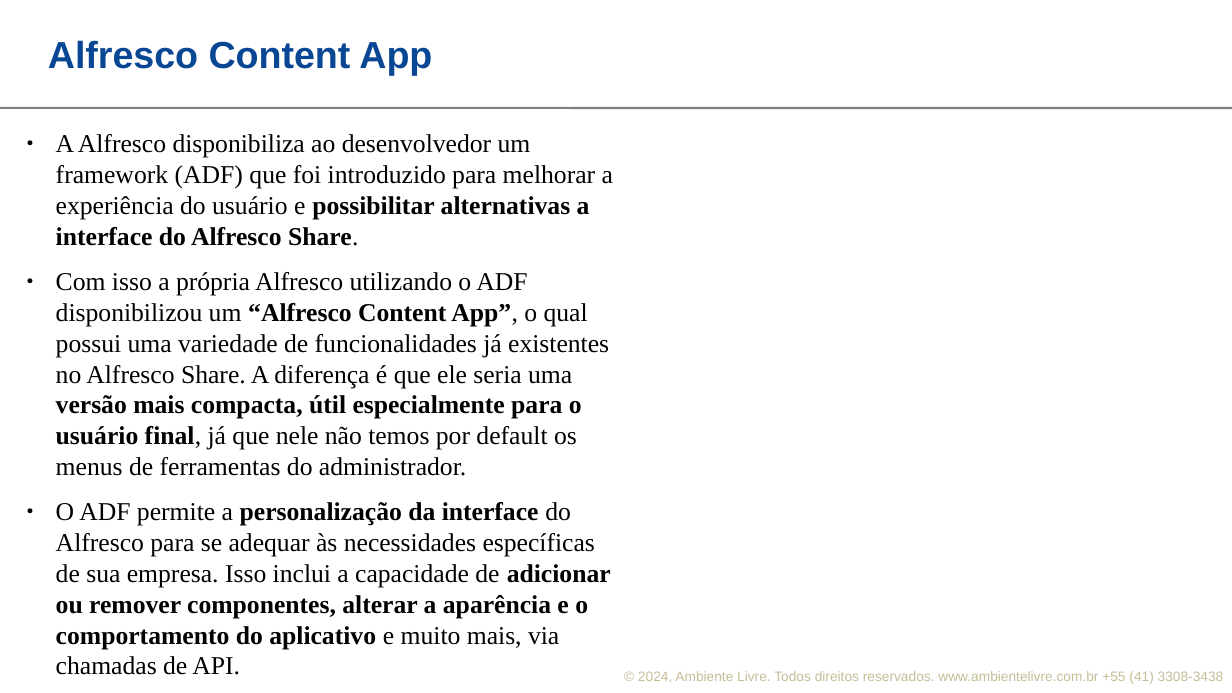
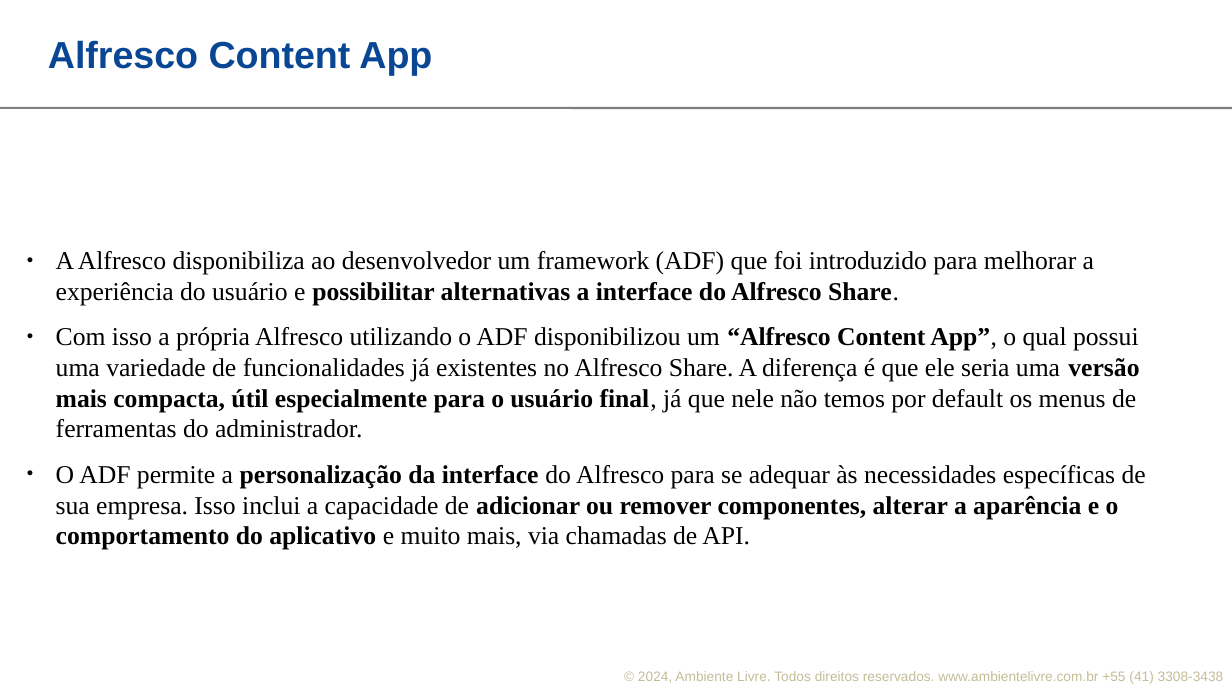
Before and after one commit to ambientelivre/labs, a slide deck: slide 7 of talks/apresentacao-alfresco/alfresco_apresentacao.odp. Drawn at 1232x693 pixels with LibreOffice and Linux fonts; fonts in the diff are those of the drawing; background and template pictures are left out. Boxes give left, top, right and bottom in pixels: in the first picture for what was removed or moved away, otherwise in the second. Text is boxed around its words. In the diff, an @@ line names an element or a change of style, - is before the commit and + after.

Commit message:
alfresco slides

```diff
--- a/talks/apresentacao-alfresco/alfresco_apresentacao.odp
+++ b/talks/apresentacao-alfresco/alfresco_apresentacao.odp
@@ text "A Alfresco disponibiliza ao desenvolvedor ..." rewrapped from (56, 134, 613, 675) to (56, 251, 1146, 550) @@
```
Also in this commit, not shown: 4 other slides changed.
